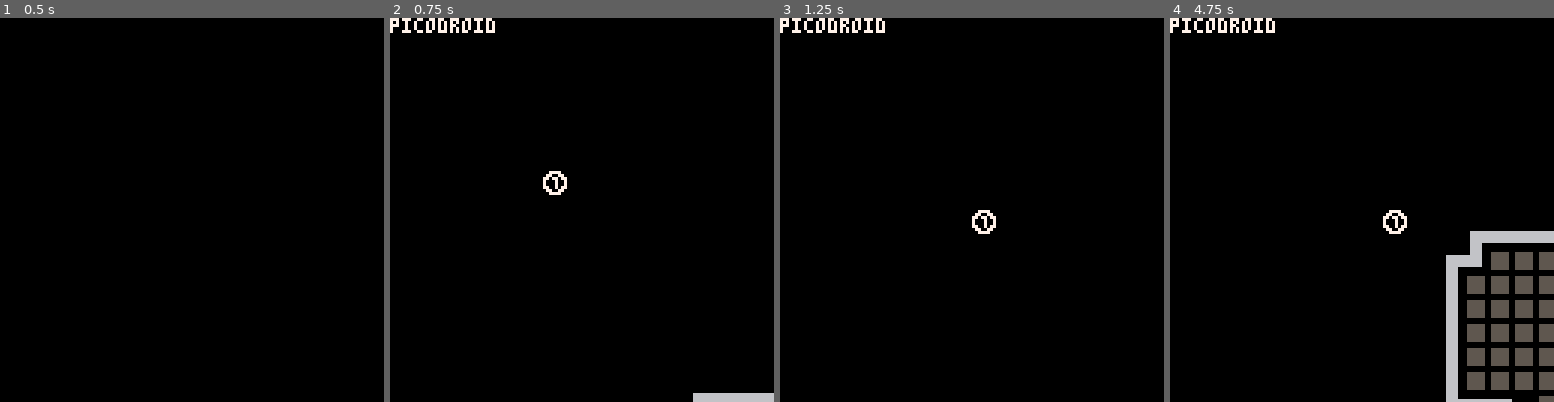
Above: before the commit, frames 1-4 (left to right).
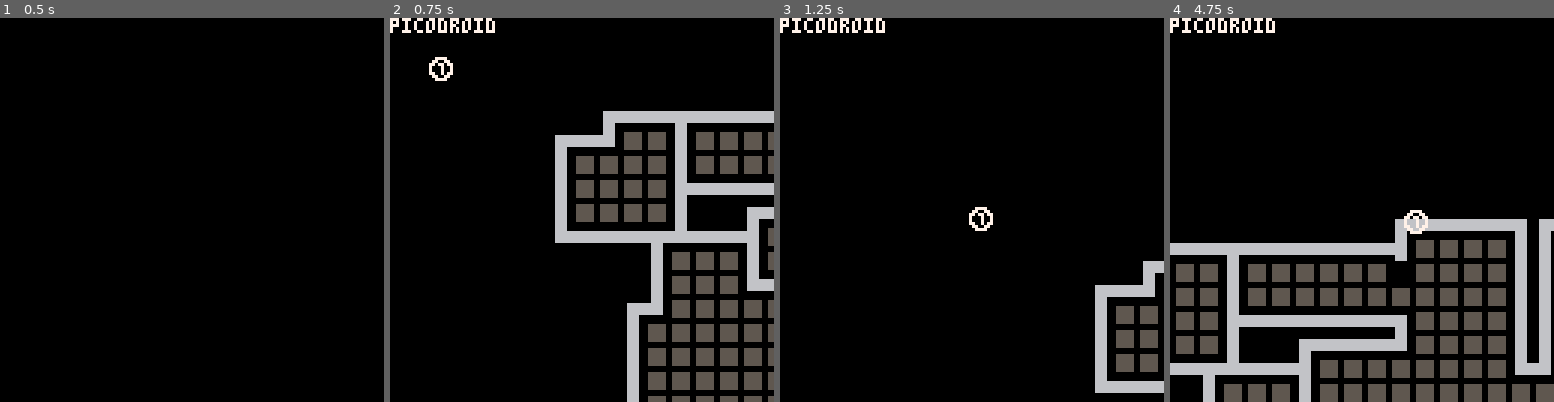
Above: after the commit, the same moments.

Repository: mslinklater/pico8
Game: PICO-8 cartridge carts/picodroid.p8
Two runs of this game, one before a commit and one after it. Both use one fixed random seed, a clock stepped at 60 frames per second and the inputs below.
Inputs:
- Up to frame 1 (0.5 s): tap X (X key) at 0.33 s
- Up to frame 2 (0.75 s): tap O (Z key) at 0.7 s
- Up to frame 3 (1.25 s): tap X (X key) at 1.07 s
- Up to frame 4 (4.75 s): hold Right 1.6-2.1 s; tap O (Z key) every 0.4 s from 1.7 to 4.5 s; tap X (X key) at 1.85, 2.97, 4.08 s; hold Up 2.15-2.42 s; hold Right 2.47-3.03 s; hold Left 3.08-3.58 s; hold Down 3.63-3.97 s; hold Right 4.02-4.68 s; hold Up from 4.73 s (still down)

Frame 1 is identical in both runs. In frame 2, 20% of the frame differs, in the area x 10-100%, y 10-100%; in frame 3, 3.6%; in frame 4, 25%, in the area x 0-100%, y 50-100%.

Commit message:
More wall building values... nearly there

Diff:
--- a/carts/picodroid.p8
+++ b/carts/picodroid.p8
@@ -9,6 +9,11 @@
 
 // ------------- sprite numbers
 sprite_clear = 0
+sprite_wall_zero = 22
+sprite_wall_l = 1
+sprite_wall_t = 2
+sprite_wall_r = 3
+sprite_wall_b = 4
 sprite_wall_horizontal = 5
 sprite_wall_vertical = 6
 sprite_wall_tr = 7
@@ -63,7 +68,7 @@
 player_y=0
 player_vx=0
 player_vy=0
-player_max_speed=2
+player_max_speed=4
 player_damp=0.75
 
 cell_unknown=0
@@ -78,18 +83,32 @@
 map_main_yreflect=23
 
 -- wall building data
+
+--+---+---+---+
+--|001|002|004|
+--+---+---+---+
+--|008|   |016|
+--+---+---+---+
+--|032|064|128|
+--+---+---+---+
+
 wall_building_data = {
-{{2,3,6,7,64,66,96,99,102,192,195,198,224,231},sprite_wall_horizontal},
-{{8,9,16,20,24,29,40,41,61,144,148,157,184,185,188,189},sprite_wall_vertical},
-{{4},sprite_wall_tr},
-{{128},sprite_wall_rb},
-{{32},sprite_wall_lb},
-{{1,208},sprite_wall_tl},
-{{38,39,131,135,160,163,166},sprite_wall_lrb},
-{{21,33,52,145,176},sprite_wall_tlb},
-{{5,100,101,193,197,225,228},sprite_wall_tlr},
-{{13,44,132,137,168},sprite_wall_trb},
-{{36,37,129,133,161,164,165},sprite_wall_cross},
+{sprite_wall_horizontal,{2,3,6,7,64,66,96,98,99,102,103,192,195,198,199,224,226,227,230,231}},
+{sprite_wall_vertical,{8,9,16,20,24,28,29,40,41,56,57,57,57,57,57,60,61,144,148,152,153,156,157,184,185,188,189}},
+{sprite_wall_t,{221,248,249,253}},
+{sprite_wall_l,{118,119,214,246,247}},
+{sprite_wall_r,{111,203,235,239}},
+{sprite_wall_b,{62,159,190,191}},
+{sprite_wall_tr,{4,104,105,200,201,232,233,236,237}},
+{sprite_wall_rb,{11,15,42,43,46,47,128,175}},
+{sprite_wall_lb,{22,23,32,147,150,151}},
+{sprite_wall_tl,{1,80,116,208,212,240,244,245}},
+{sprite_wall_lrb,{35,38,39,131,134,135,160,163,166}},
+{sprite_wall_tlb,{21,33,52,145,149,176,177,180,181}},
+{sprite_wall_tlr,{5,65,97,100,101,193,196,197,225,228,229}},
+{sprite_wall_trb,{13,44,45,132,137,168,169}},
+{sprite_wall_cross,{36,37,129,133,161,164,165}},
+{sprite_wall_zero,{127,154,222,251,255}}
 }
 
 -- map data
@@ -152,8 +171,8 @@
 				if (map_get_cell_state(column+1,row+1)==cell_floor) val+=128
 
 				for def in all(wall_building_data) do
-					for value in all(def[1]) do
-						if (val==value) mset(column,row,def[2])
+					for value in all(def[2]) do
+						if (val==value) mset(column,row,def[1])
 					end
 				end
 			end
@@ -177,8 +196,8 @@
 --			map_set_area(cell[2],map_main_ymax-cell[5],cell[4],map_main_ymax-cell[3],sprite_floor)
 --		end
 --	end
-	srand(0)
-	for i=1,40 do
+	srand(4)
+	for i=1,80 do
 		top=rnd(20)+2
 		left=rnd(80)+2
 		height=rnd(6)
@@ -254,10 +273,10 @@
 00000000000000000000000000000000006666000000000000666600000000000066660000666600000000000066660000666600000000000066660000000000
 00066000000000000066660005555550000000000077770000000000000000000000000000000000000000000000000000000000000000000000000000000000
 00066000055555500066660050000005055666500770077000000000000000000000000000000000000000000000000000000000000000000000000000000000
-00066000055555506666666650555505055566607707707700000000000000000000000000000000000000000000000000000000000000000000000000000000
-00066000055555506666666650500505055566607000700700000000000000000000000000000000000000000000000000000000000000000000000000000000
-00066000055555506666666650500505055566607000700700000000000000000000000000000000000000000000000000000000000000000000000000000000
-00066000055555506666666650555505055566607700707700000000000000000000000000000000000000000000000000000000000000000000000000000000
+00066000055555506666666650555505055566607707707700666600000000000000000000000000000000000000000000000000000000000000000000000000
+00066000055555506666666650500505055566607000700700666600000000000000000000000000000000000000000000000000000000000000000000000000
+00066000055555506666666650500505055566607000700700666600000000000000000000000000000000000000000000000000000000000000000000000000
+00066000055555506666666650555505055566607700707700666600000000000000000000000000000000000000000000000000000000000000000000000000
 00066000055555500066660050000005055666500770077000000000000000000000000000000000000000000000000000000000000000000000000000000000
 00066000000000000066660005555550000000000077770000000000000000000000000000000000000000000000000000000000000000000000000000000000
 00000000000000000000000000000000000000000000000000000000000000000000000000000000000000000000000000000000000000000000000000000000
Not shown, added: picodroid_memory_map.kra
